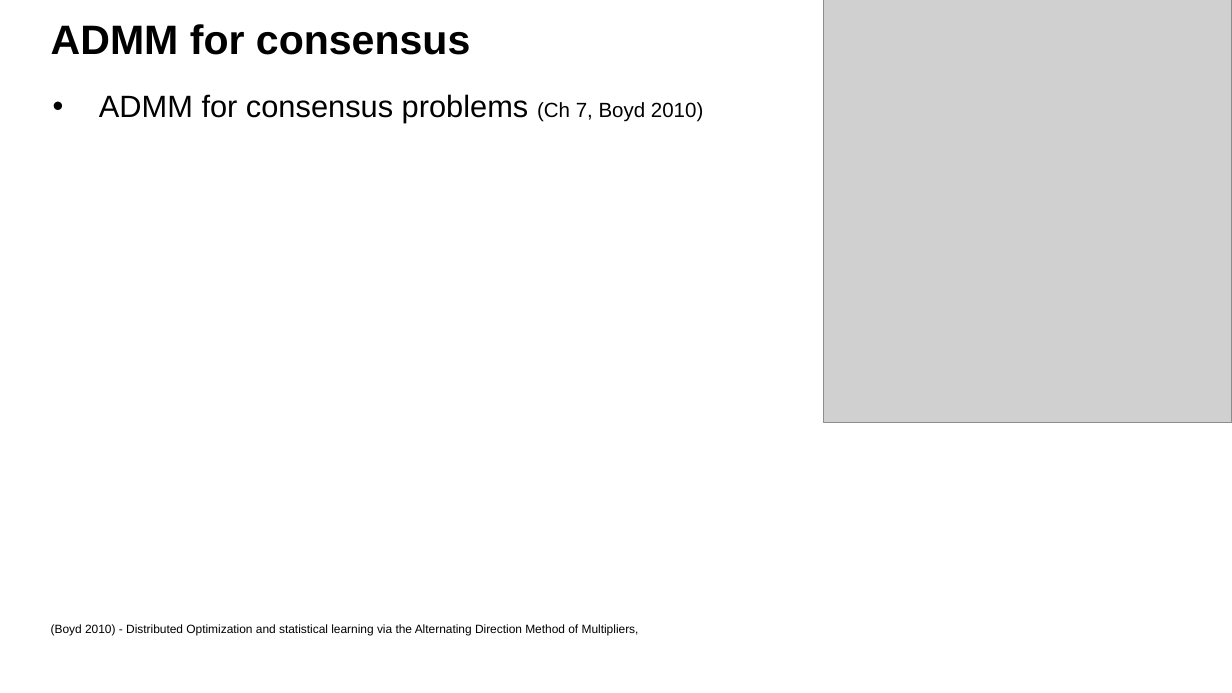
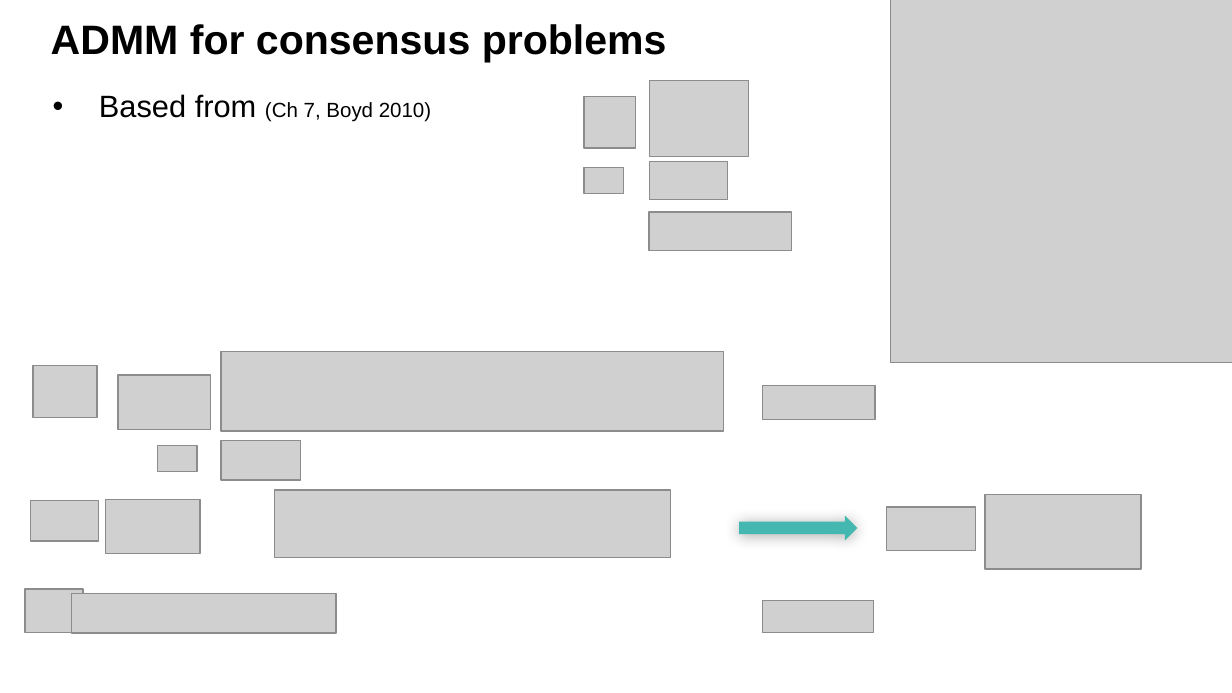
Before and after one commit to sandeepprakash6666/Escape-Paper, a slide deck: slide 6 of Admin/Escape Results.pptx (slide 3 before the commit). Drawn at 1232x693 pixels with LibreOffice and Linux fonts; fonts in the diff are those of the drawing; grey boxes stand for pictures; background and template pictures are left out. Boxes give left, top, right and bottom in pixels: in the first picture for what was removed or moved away, otherwise in the second. Text is boxed around its words. In the diff, an @@ line names an element or a change of style, - is before the commit and + after.

```diff
--- a/Admin/Escape Results.pptx
+++ b/Admin/Escape Results.pptx
@@ title at box(51, 24, 667, 62): text changed @@
-ADMM for consensus
+ADMM for consensus problems
@@ picture: place and size @@
-picture at box(824, 0, 1232, 423)
+picture at box(891, 0, 1232, 362)
@@ text at box(99, 94, 431, 122): text changed; size 18 to 12 pt @@
-• ADMM for consensus problems (Ch 7, Boyd 2010)
+• Based from (Ch 7, Boyd 2010)
@@ group added at box(584, 81, 792, 250): 5 pictures @@
@@ group added at box(33, 352, 875, 479): 6 pictures @@
@@ table added at box(181, 416, 930, 500), 2 rows, 4 columns @@
+ |  |  | 
+ |  |  | 
@@ picture added at box(31, 500, 99, 541) @@
@@ picture added at box(106, 499, 201, 553) @@
@@ picture added at box(275, 490, 671, 558) @@
@@ picture added at box(887, 506, 976, 549) @@
@@ picture added at box(986, 495, 1142, 569) @@
@@ table added at box(87, 522, 699, 565), 1 rows, 3 columns @@
+ |  | 
@@ right arrow added at box(739, 515, 857, 540), fill #43B7B0 @@
@@ table added at box(833, 515, 1232, 547), 1 rows, 2 columns @@
+ | 
@@ picture added at box(25, 589, 83, 632) @@
@@ picture added at box(71, 594, 336, 633) @@
@@ text removed at box(51, 624, 639, 636) @@
-(Boyd 2010) - Distributed Optimization and statistical learning via the Alternating Direction Method of Multipliers,
@@ picture added at box(763, 600, 873, 632) @@
```
Also in this commit, not shown: 6 other slides changed, 6 slides added, 1 slide removed, 44 other files.
